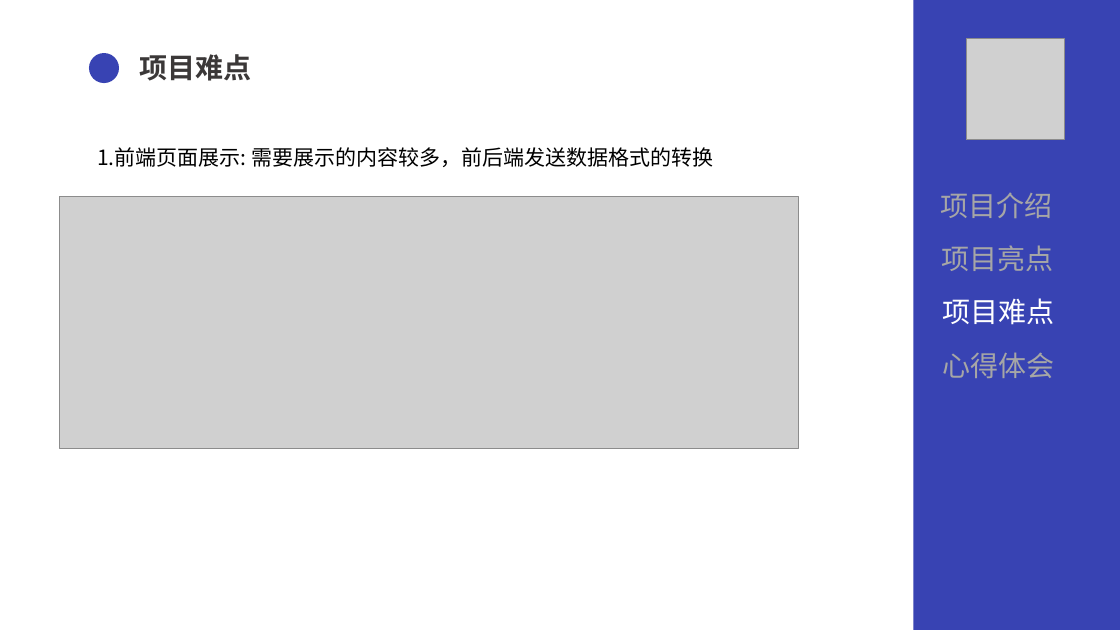
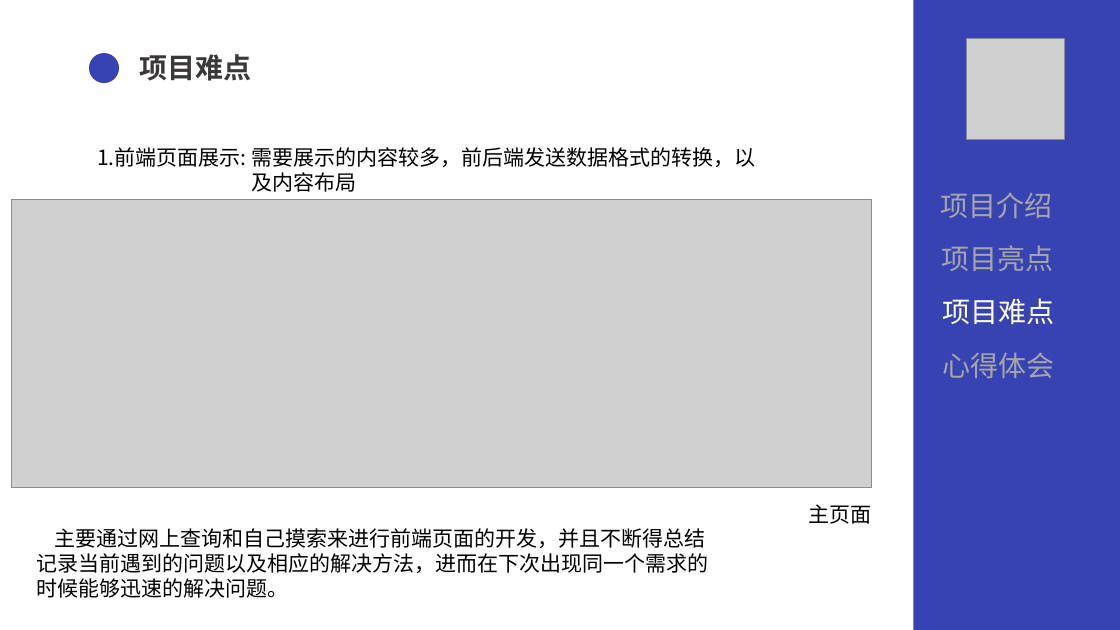
Before and after one commit to lnym123/QG_final, a slide deck: slide 16 of 文档/QG汇报.pptx (slide 15 before the commit). Drawn at 1120x630 pixels with LibreOffice and Linux fonts; fonts in the diff are those of the drawing; grey boxes stand for pictures. Boxes give left, top, right and bottom in pixels: in the first picture for what was removed or moved away, otherwise in the second. Text is boxed around its words. In the diff, an @@ line names an element or a change of style, - is before the commit and + after.

```diff
--- a/文档/QG汇报.pptx
+++ b/文档/QG汇报.pptx
@@ text at [251, 147, 755, 192]: text changed @@
-需要展示的内容较多，前后端发送数据格式的转换
+需要展示的内容较多，前后端发送数据格式的转换，以及内容布局
@@ picture: place and size @@
-picture at [59, 197, 798, 449]
+picture at [11, 200, 871, 488]
@@ text added at [809, 504, 872, 524], 18 pt, text #000000 @@
+主页面
@@ text added at [36, 528, 708, 598], 18 pt, text #000000 @@
+主要通过网上查询和自己摸索来进行前端页面的开发，并且不断得总结记录当前遇到的问题以及相应的解决方法，进而在下次出现同一个需求的时候能够迅速的解决问题。
```
Also in this commit, not shown: 14 other slides changed, 2 slides added, 1 other file.
